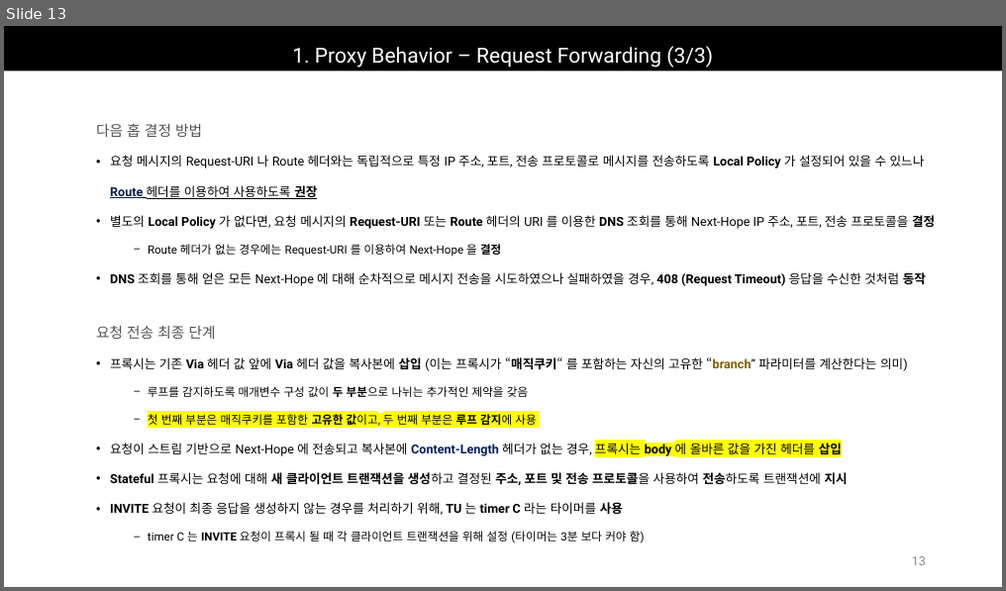
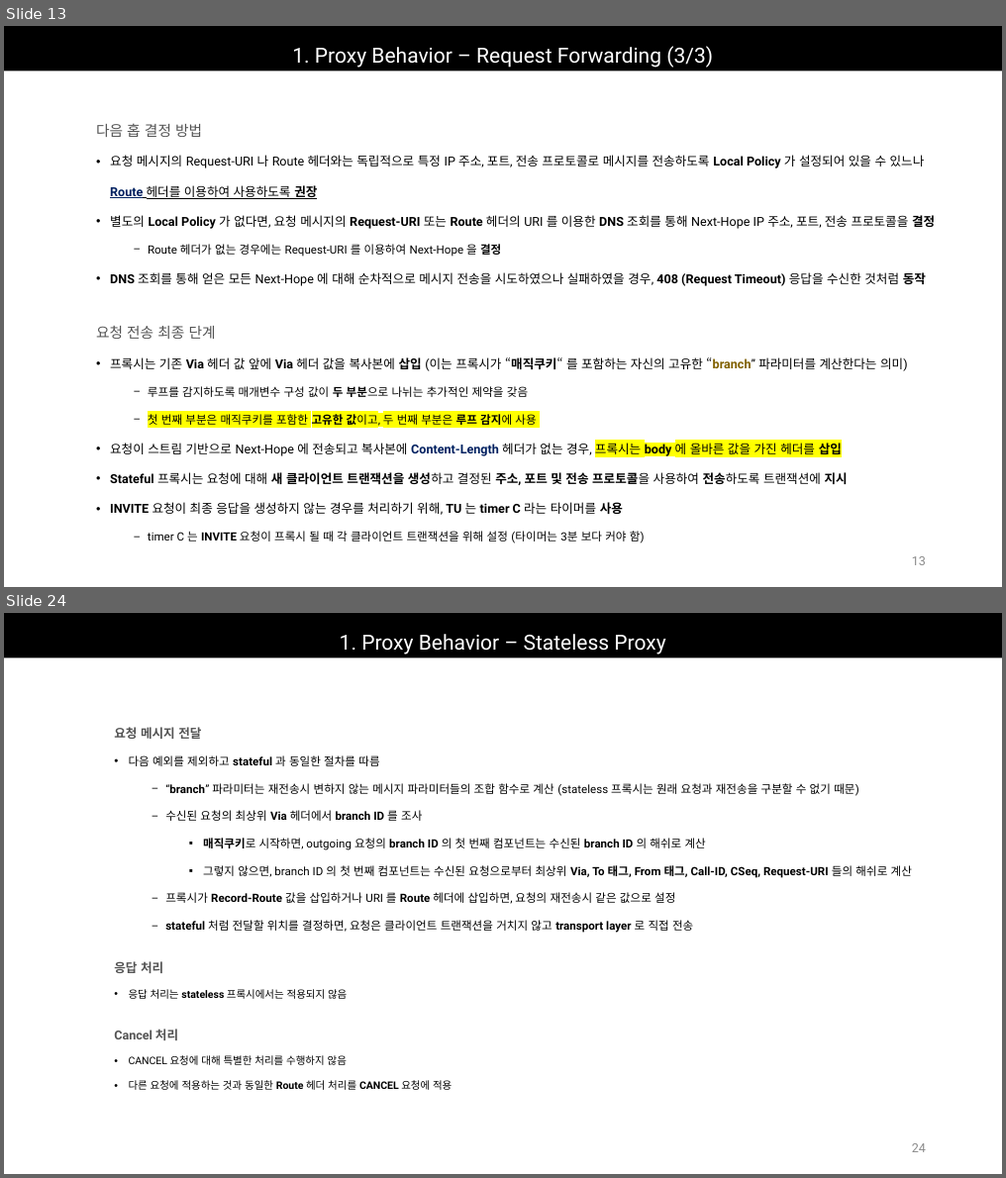
Before and after one commit to Epsilonely/SIP-Survey, a slide deck: 세미나 3차.pptx. Shown one above the other, each under a label of ours: slide 13 before the commit, slides 13 and 24 after it; the slides between them are not shown. The pictures are 1006x591 and 1006x1178 pixels, drawn with LibreOffice and Linux fonts; fonts in the diff are those of the drawing. Boxes give left, top, right and bottom in pixels: in the first picture for what was removed or moved away, otherwise in the second. Text is boxed around its words. In the diff, an @@ line names an element or a change of style, - is before the commit and + after.

```diff
--- a/세미나 3차.pptx
+++ b/세미나 3차.pptx
@@ slide 24 added at [4, 613, 1002, 1174], background #FFFFFF @@
@@ title added at [4, 613, 1002, 658], fill #000000, 20 pt, text #FFFFFF @@
+1. Proxy Behavior – Stateless Proxy
@@ text added at [114, 727, 912, 933], 11 pt, text #000000 @@
+요청 메시지 전달
+• 다음 예외를 제외하고 stateful 과 동일한 절차를 따름
+  − “branch” 파라미터는 재전송시 변하지 않는 메시지 파라미터들의 조합 함수로 계산 (stateless 프록시는 원래 요청과 재전송을 구분할 수 없기 때문)
+  − 수신된 요청의 최상위 Via 헤더에서 branch ID 를 조사
+    ▪ 매직쿠키로 시작하면, outgoing 요청의 branch ID 의 첫 번째 컴포넌트는 수신된 branch ID 의 해쉬로 계산
+    ▪ 그렇지 않으면, branch ID 의 첫 번째 컴포넌트는 수신된 요청으로부터 최상위 Via, To 태그, From 태그, Call-ID, CSeq, Request-URI 들의 해쉬로 계산
+  − 프록시가 Record-Route 값을 삽입하거나 URI 를 Route 헤더에 삽입하면, 요청의 재전송시 같은 값으로 설정
+  − stateful 처럼 전달할 위치를 결정하면, 요청은 클라이언트 트랜잭션을 거치지 않고 transport layer 로 직접 전송
@@ text added at [114, 961, 347, 999], 10 pt, text #000000 @@
+응답 처리
+• 응답 처리는 stateless 프록시에서는 적용되지 않음
@@ text added at [114, 1029, 451, 1090], 10 pt, text #000000 @@
+Cancel 처리
+• CANCEL 요청에 대해 특별한 처리를 수행하지 않음
+• 다른 요청에 적용하는 것과 동일한 Route 헤더 처리를 CANCEL 요청에 적용
@@ page number added at [912, 1144, 926, 1153], 12 pt, text #8C8C8C @@
+24
```
Also in this commit, not shown: 2 slides changed, 16 other slides added, 3 other files.
